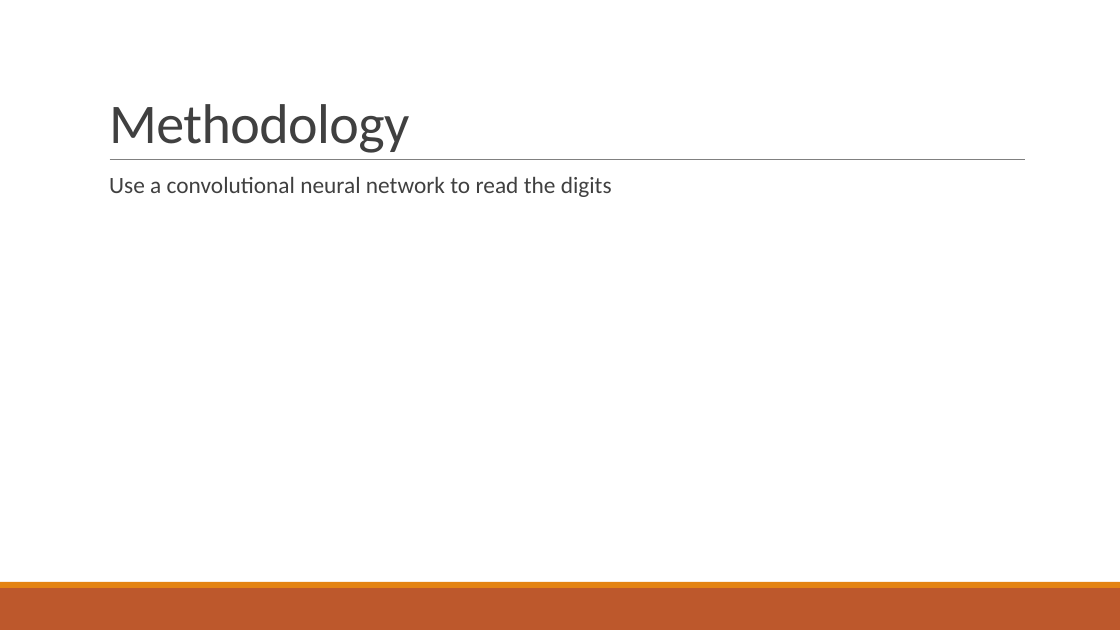
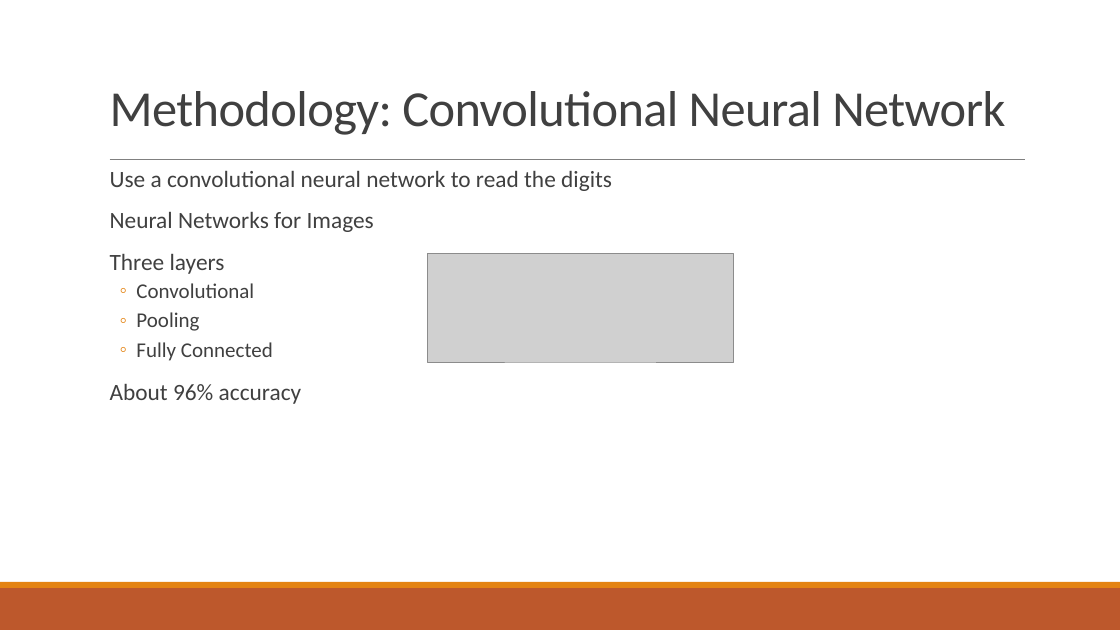
Before and after one commit to Gingerbreed/ArtificialIntelligence404, a slide deck: slide 7 of baler-prj/presentation/baker-MNIST.pptx (slide 6 before the commit). Drawn at 1120x630 pixels with LibreOffice and Linux fonts; fonts in the diff are those of the drawing; grey boxes stand for pictures. Boxes give left, top, right and bottom in pixels: in the first picture for what was removed or moved away, otherwise in the second. Text is boxed around its words. In the diff, an @@ line names an element or a change of style, - is before the commit and + after.

```diff
--- a/baler-prj/presentation/baker-MNIST.pptx
+++ b/baler-prj/presentation/baker-MNIST.pptx
@@ title at (x1=110, y1=91, x2=1005, y2=135): text changed; size 48 to 43.2 pt @@
-Methodology
+Methodology: Convolutional Neural Network
@@ text at (x1=110, y1=212, x2=374, y2=404): paragraphs added @@
+  Neural Networks for Images
+  Three layers
+  ◦ Convolutional
+  ◦ Pooling
+  ◦ Fully Connected
+  About 96% accuracy
@@ picture added at (x1=427, y1=254, x2=734, y2=363) @@
```
Also in this commit, not shown: 3 other slides changed, 2 slides added, 1 slide removed.
